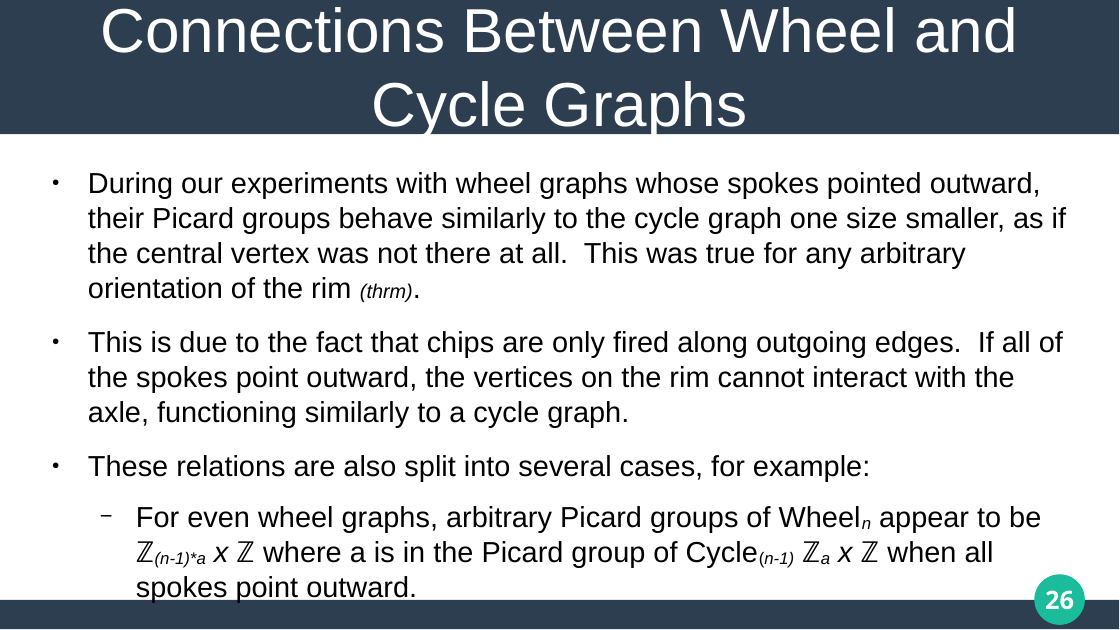
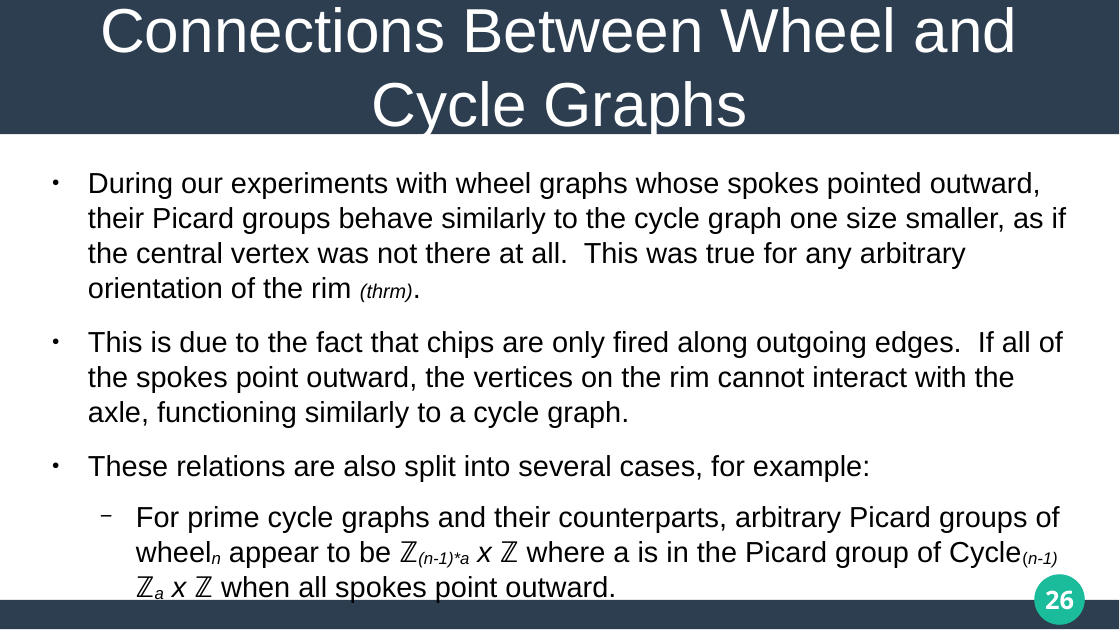
Before and after one commit to matthew-pisano/ChipFiring, a slide deck: slide 26 of Docs/JMMPresentation.pptx. Drawn at 1120x630 pixels with LibreOffice and Linux fonts; fonts in the diff are those of the drawing. Boxes give left, top, right and bottom in pixels: in the first picture for what was removed or moved away, otherwise in the second. Text is boxed around its words. In the diff, an @@ line names an element or a change of style, - is before the commit and + after.

```diff
--- a/Docs/JMMPresentation.pptx
+++ b/Docs/JMMPresentation.pptx
@@ text at box(136, 506, 1060, 604): text changed @@
-  − For even wheel graphs, arbitrary Picard groups of Wheeln appear to be ℤ(n-1)*a x ℤ where a is in the Picard group of Cycle(n-1) ℤa x ℤ when all spokes point outward.
+  − For prime cycle graphs and their counterparts, arbitrary Picard groups of wheeln appear to be ℤ(n-1)*a x ℤ where a is in the Picard group of Cycle(n-1) ℤa x ℤ when all spokes point outward.
```
Also in this commit, not shown: 2 other slides changed, 5 other files.
